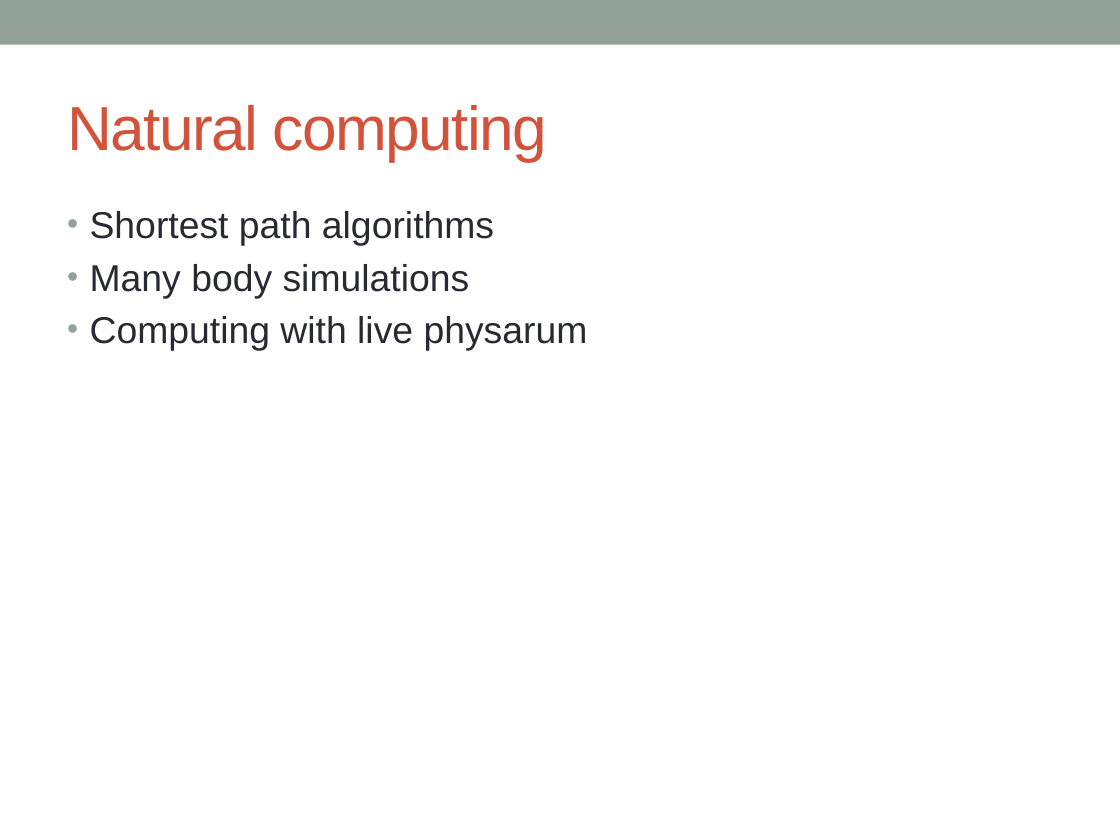
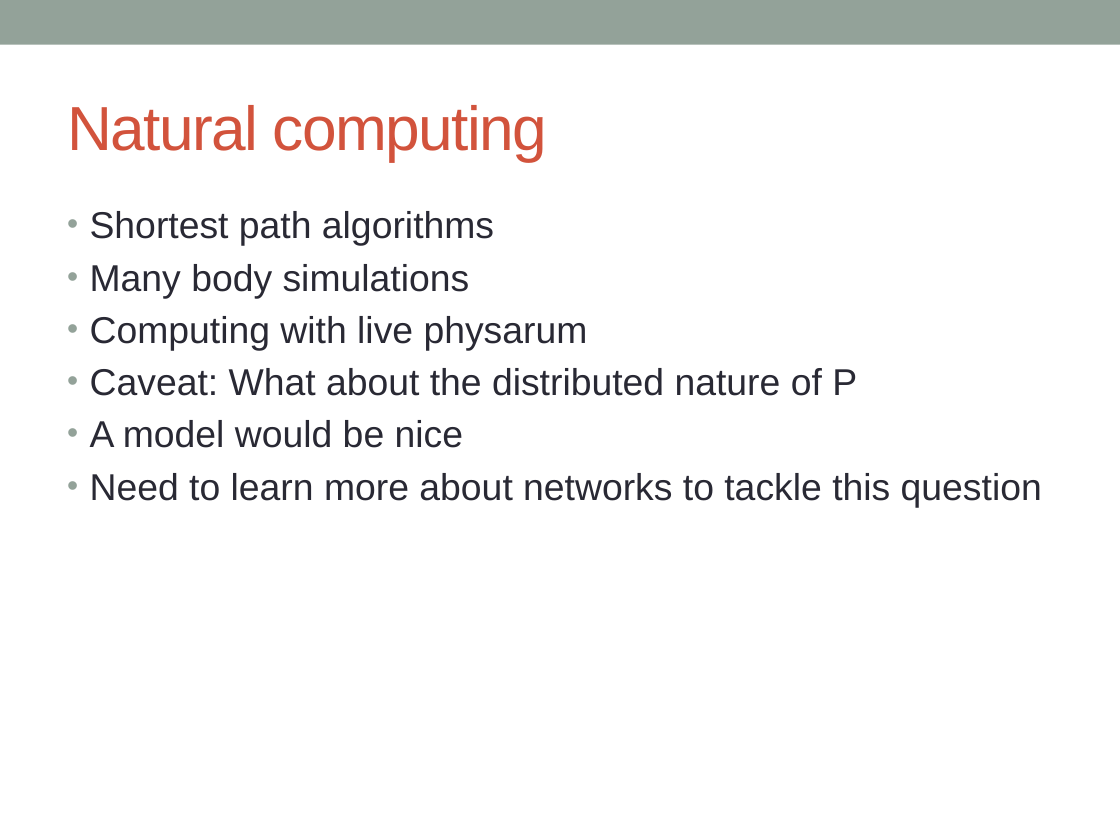
Before and after one commit to 05dirnbe/defense, a slide deck: slide 7 of draft.pptx. Drawn at 1120x840 pixels with LibreOffice and Linux fonts; fonts in the diff are those of the drawing. Boxes give left, top, right and bottom in pixels: in the first picture for what was removed or moved away, otherwise in the second. Text is boxed around its words. In the diff, an @@ line names an element or a change of style, - is before the commit and + after.

```diff
--- a/draft.pptx
+++ b/draft.pptx
@@ text at <box>90,368,1042,507</box>: paragraphs added @@
+• Caveat: What about the distributed nature of P
+• A model would be nice
+• Need to learn more about networks to tackle this question
```
Also in this commit, not shown: 7 other slides changed, 1 slide added, 1 slide removed.
